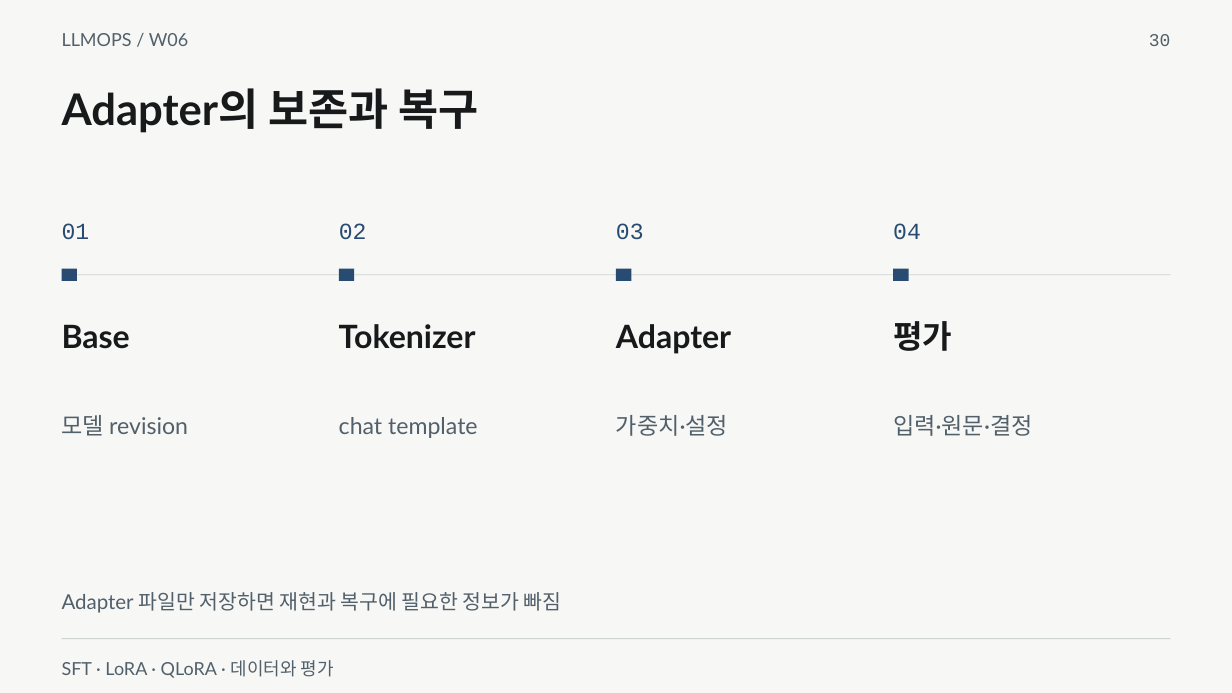
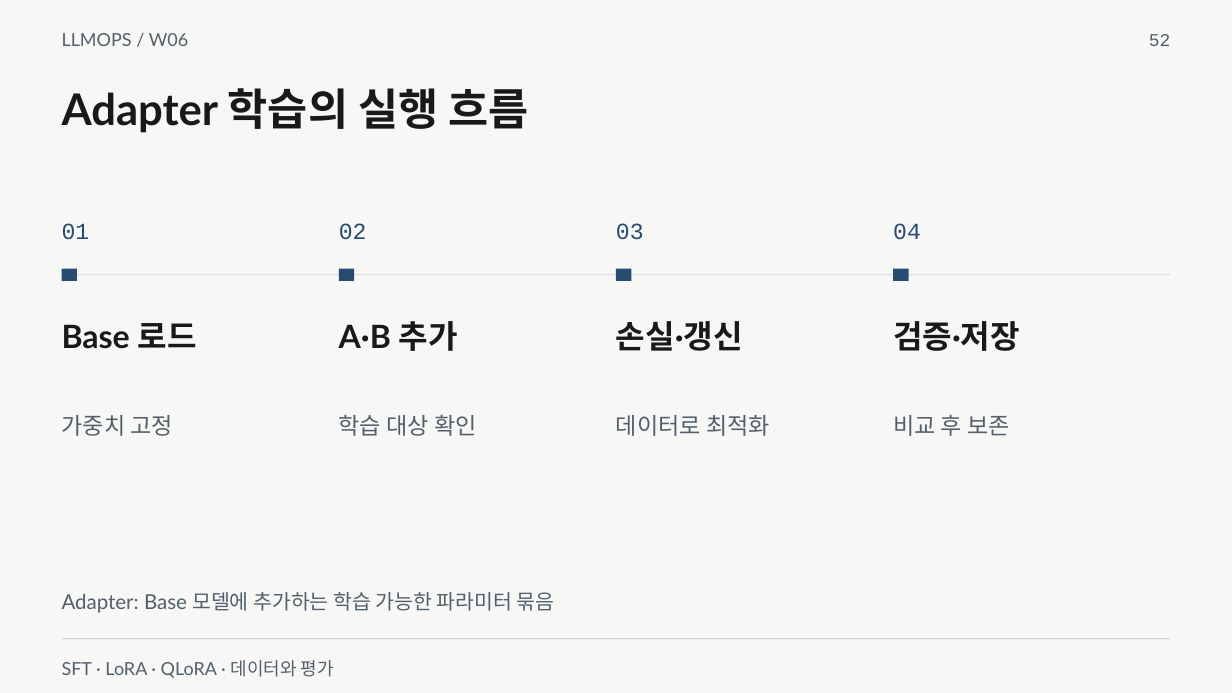
Before and after one commit to smilesjcha/llmops-16week, a slide deck: slide 52 of week06/lecture/06_week6_sft_lora_reference.pptx (slide 30 before the commit). Drawn at 1232x693 pixels with LibreOffice and Linux fonts; fonts in the diff are those of the drawing. Boxes give left, top, right and bottom in pixels: in the first picture for what was removed or moved away, otherwise in the second. Text is boxed around its words. In the diff, an @@ line names an element or a change of style, - is before the commit and + after.

```diff
--- a/week06/lecture/06_week6_sft_lora_reference.pptx
+++ b/week06/lecture/06_week6_sft_lora_reference.pptx
@@ text at (1149, 34, 1171, 46): text changed @@
-30
+52
@@ text at (62, 88, 528, 133): text changed @@
-Adapter의 보존과 복구
+Adapter 학습의 실행 흐름
@@ text at (62, 323, 197, 349): text changed @@
-Base
+Base 로드
@@ text at (339, 321, 458, 351): text changed @@
-Tokenizer
+A·B 추가
@@ text at (616, 321, 743, 351): text changed @@
-Adapter
+손실·갱신
@@ text at (893, 321, 1020, 351): text changed @@
-평가
+검증·저장
@@ text at (62, 415, 173, 436): text changed @@
-모델 revision
+가중치 고정
@@ text at (339, 414, 477, 436): text changed @@
-chat template
+학습 대상 확인
@@ text at (616, 415, 770, 436): text changed @@
-가중치·설정
+데이터로 최적화
@@ text at (893, 415, 1010, 436): text changed @@
-입력·원문·결정
+비교 후 보존
@@ text at (62, 592, 554, 613): text changed @@
-Adapter 파일만 저장하면 재현과 복구에 필요한 정보가 빠짐
+Adapter: Base 모델에 추가하는 학습 가능한 파라미터 묶음
```
Also in this commit, not shown: 31 other slides changed, 44 slides added, 18 other files.
